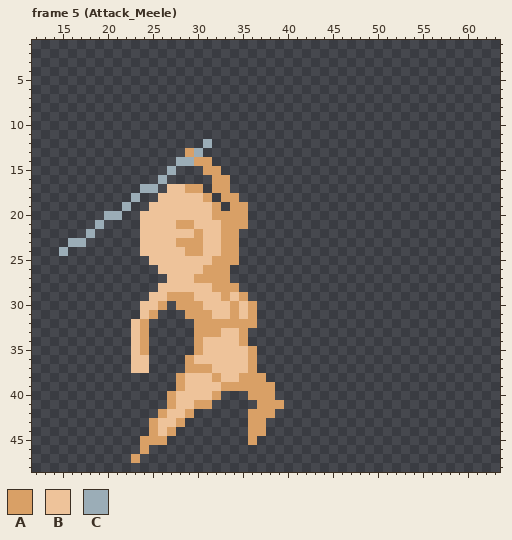
Two states of a pixel-art file, RawResource/projectRoom/base_female.aseprite. That is the earlier state.
64x64 pixels, 10 frames. Shown: frame 5 (Attack_Meele): x 12..63, y 1..48. The commit also changed other frames, which this record leaves out.
Visible layers, top first: "BaseGroup/base_melee", "BaseGroup/base_nude".
Palette (. is transparent): A #d9a066  B #eec39a  C #9badb7
Pixels before, frame 5 (Attack_Meele) (only the part around the change), first column x 12:
 1 .................................
 2 .................................
 3 .................................
 4 .................................
 5 .................................
 6 .................................
 7 .................................
 8 .................................
 9 .................................
10 .................................
11 .................................
12 ...................C.............
13 .................AC..............
14 ................CCAA.............
15 ...............C...AA............
16 ..............C.....AA...........
17 ............CC.BBAA.AA...........
18 ...........C..BBBBBA.AA..........
19 ..........C..BBBBBBBA.AA.........
20 ........CC..BBBBBBBBAAAA.........
21 .......C....BBBBAABBBAAA.........
22 ......C.....BBBBBBABBAA..........
23 ....CC......BBBBAAABBAA..........
24 ...C........BBBBBAABBAA..........
25 .............BBBBBBBAAA..........
26 ..............BBBBBAAA...........
27 ...............BBBAAAA...........
28 ..............BBBBBBAAA..........
29 .............BBAAABBBABA.........
30 ............BBA.AAABBBABA........
31 ............BA...AAABBABA........
32 ...........BA.....AAAAAAA........
33 ...........BA.....AAABBA.........
34 ...........BA.....ABBBBA.........
35 ...........BA.....ABBBBBA........
36 ...........BB....ABBBBBBA........
37 ...........BB....AAABBBBA........
38 ................ABBBABBAAA.......
39 ................ABBBBAAAAAA......
40 ...............ABBBBA...AAA......
41 ...............ABBAA.....AAA.....
42 ..............ABBA......AAA......
43 .............ABBA.......AA.......
44 .............ABA........AA.......
45 ............AAA.........A........
46 ............A....................
47 ...........A.....................
48 .................................
The result:
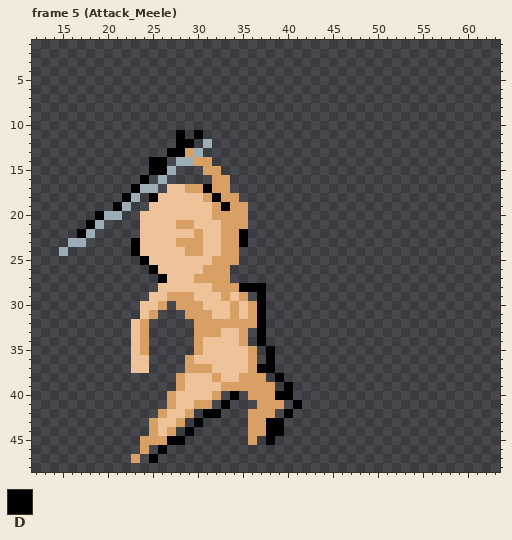
Colours new in this view: D #000000
What changed:
layer "sketch" now shown
Frame 5 (Attack_Meele), layer "sketch":
y 11: x 28 . -> D; x 30 . -> D
y 12: x 28..29 .. -> DD
y 13: x 27..28 .. -> DD
y 14..15: x 25..26 .. -> DD
y 16: x 24 . -> D
y 17: x 23 . -> D; x 31 . -> D
y 18: x 22 . -> D; x 25 . -> D; x 32 . -> D
y 19: x 21 . -> D; x 33 . -> D
y 20: x 19 . -> D
y 21: x 18 . -> D
y 22: x 17 . -> D; x 35 . -> D
y 23: x 23 . -> D; x 35 . -> D
y 24: x 23 . -> D
y 25: x 24 . -> D
y 26: x 25 . -> D
y 27: x 26 . -> D
y 28: x 35..37 ... -> DDD
y 29..34: x 37 . -> D
y 35..36: x 38 . -> D
y 37: x 37..38 .. -> DD
y 38: x 39 . -> D
y 39: x 40 . -> D
y 40: x 34 . -> D; x 39..40 .. -> DD
y 41: x 33 . -> D; x 41 . -> D
y 42: x 31..32 .. -> DD; x 40 . -> D
y 43: x 30 . -> D; x 38..39 .. -> DD
y 44: x 29 . -> D; x 38..39 .. -> DD
y 45: x 27..28 .. -> DD; x 38 . -> D
y 46: x 26 . -> D
y 47: x 25 . -> D
